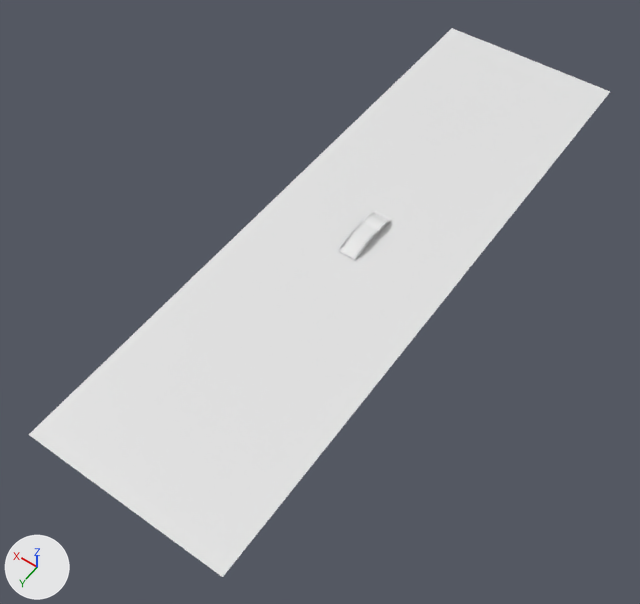
What one commit did to the Blender file models/models.blend.
Both versions are drawn from a camera (50 mm lens) standing at (-8.8, 14.6, 18.7) and looking at (0.0, 2.2, -0.8). The lights are fixed; the arrows at lower left show +X, +Y and +Z.

Objects in the first picture: 'm1_Plane', 'm5', 'm6', 'm7', 'm8'.
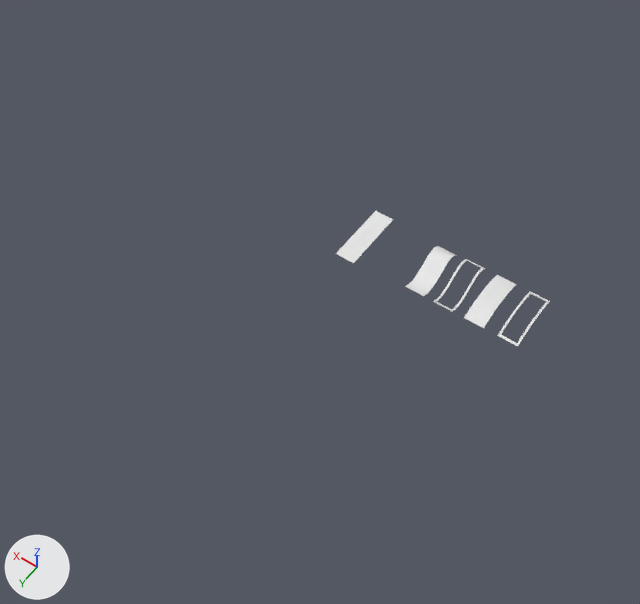
Boxes [x1, y1, x2, y2] around the edits, measured in the pictures (640 x 604 px):
'm1_Plane', deleted
    before: [29, 28, 610, 577]
'm7', moved
    before: [338, 218, 386, 259]
    after: [464, 275, 516, 329]
'm5', moved
    before: [364, 214, 386, 229]
    after: [405, 246, 457, 296]
'm8', moved
    before: [339, 222, 390, 260]
    after: [498, 291, 550, 347]
'm6', moved
    before: [362, 212, 391, 243]
    after: [433, 259, 485, 312]

The change, as a list of edits to the scene's bpy script:
```text
Change ob_m5:
    ob_m5.location: (0.0, 0.0, 0.0) -> (-2.19, 0.0, 0.0)
Change ob_m6:
    ob_m6.location: (0.0, 0.0, 0.0) -> (-3.08, 0.0, 0.0)
Remove ob_m1_plane:
    ob_m1_plane = bpy.data.objects.new('m1_Plane', me_m1_plane)
    ob_m1_plane.location = (0.0, 0.0, 0.0)
    ob_m1_plane.rotation_euler = (1.571, 0.0, 0.0)  # degrees (90, 0, 0)
Change ob_m8:
    ob_m8.location: (0.0, 0.0, 0.0) -> (-5.03, 0.0, 0.0)
Change ob_m7:
    ob_m7.location: (0.0, 0.0, 0.0) -> (-4.03, 0.0, 0.0)
```
